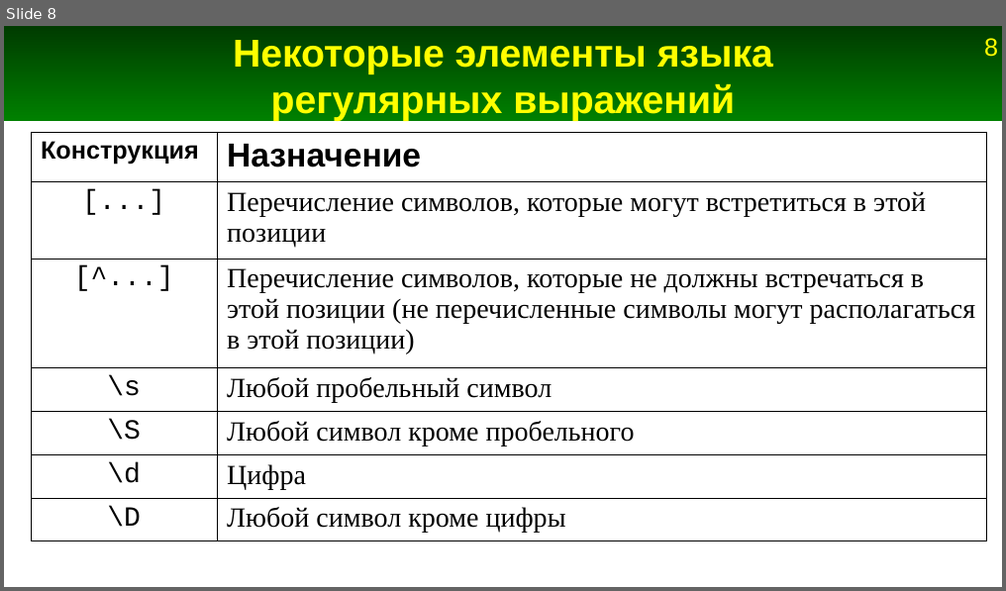
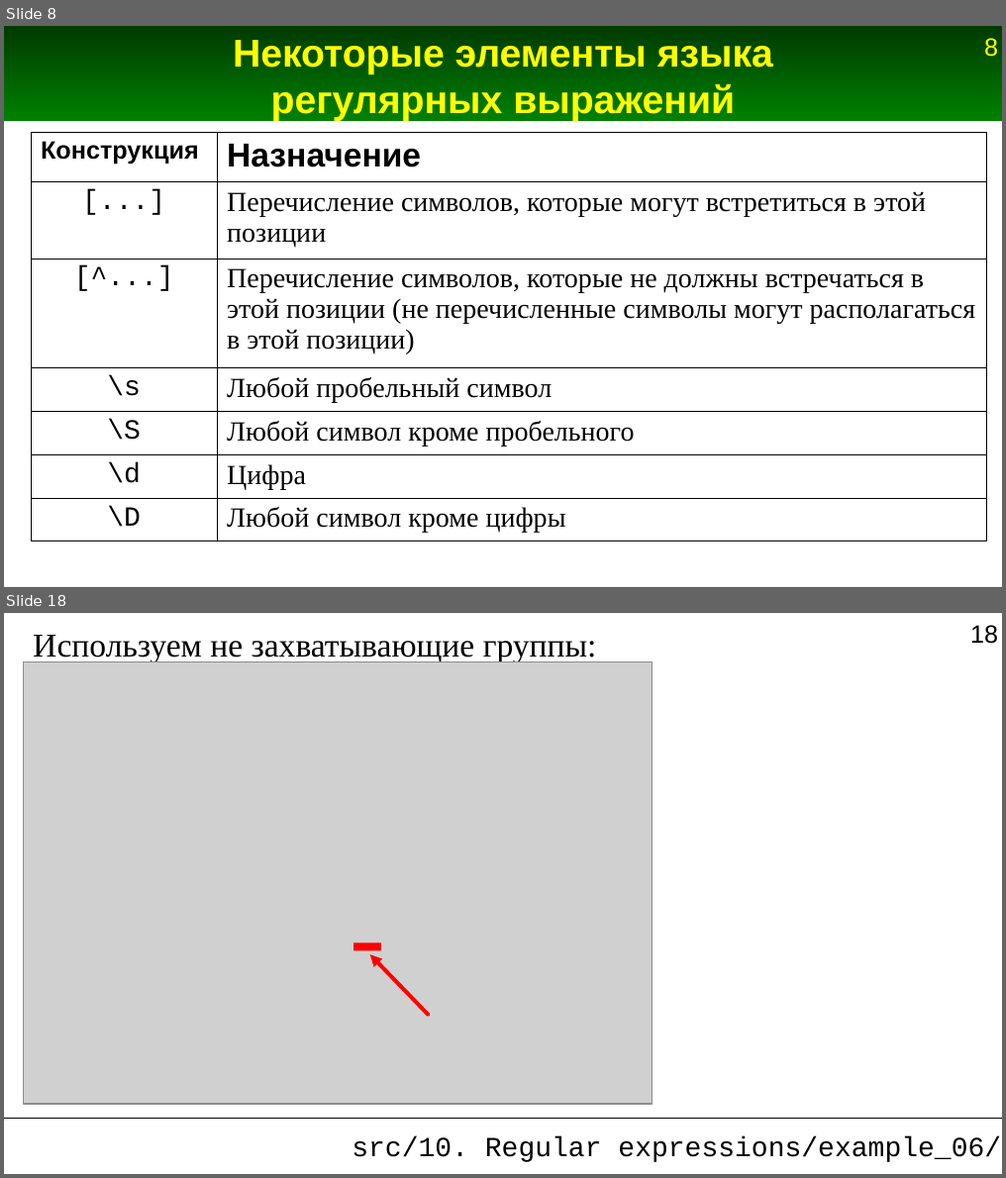
Before and after one commit to Jenyay/python-lectures, a slide deck: presentations/10. Regular expressions.odp. Shown one above the other, each under a label of ours: slide 8 before the commit, slides 8 and 18 after it; the slides between them are not shown. The pictures are 1006x591 and 1006x1178 pixels, drawn with LibreOffice and Linux fonts; fonts in the diff are those of the drawing; grey boxes stand for pictures. Boxes give left, top, right and bottom in pixels: in the first picture for what was removed or moved away, otherwise in the second. Text is boxed around its words. In the diff, an @@ line names an element or a change of style, - is before the commit and + after.

```diff
--- a/presentations/10. Regular expressions.odp
+++ b/presentations/10. Regular expressions.odp
@@ slide 18 added at [4, 613, 1002, 1174], background #FFFFFF; not listed: 1 template element that a slide beside it also shows @@
@@ text added at [33, 635, 597, 663], 24 pt, text #000000 @@
+Используем не захватывающие группы:
@@ picture added at [24, 662, 652, 1104] @@
@@ line added from (353, 948) to (381, 948), #FF0000 5.67 pt @@
@@ arrow added from (428, 1015) to (370, 955), #FF0000 2.83 pt @@
@@ line added from (4, 1118) to (1002, 1118), #000000 0 pt @@
@@ title added at [351, 1138, 1001, 1162], 20 pt, text #000000 @@
+src/10. Regular expressions/example_06/
```
Also in this commit, not shown: 23 other slides added, 1 slide removed, 9 other files.
